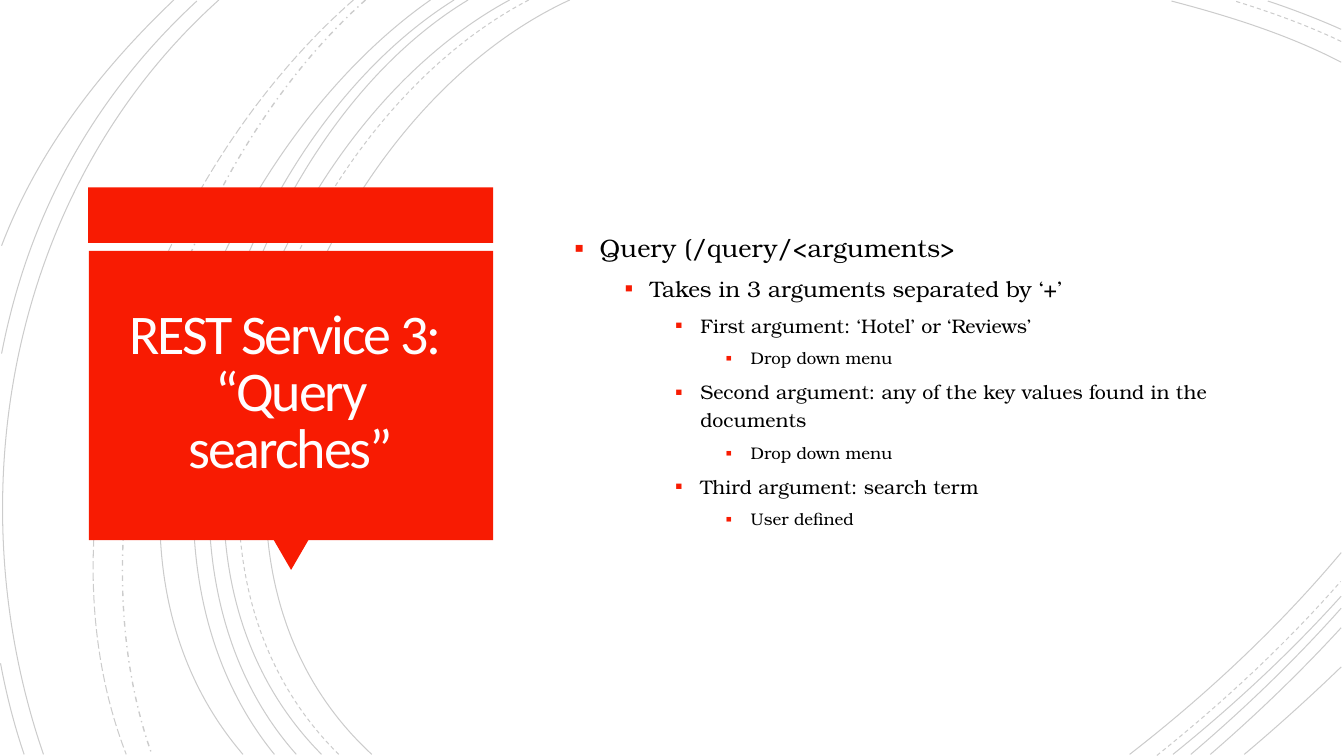
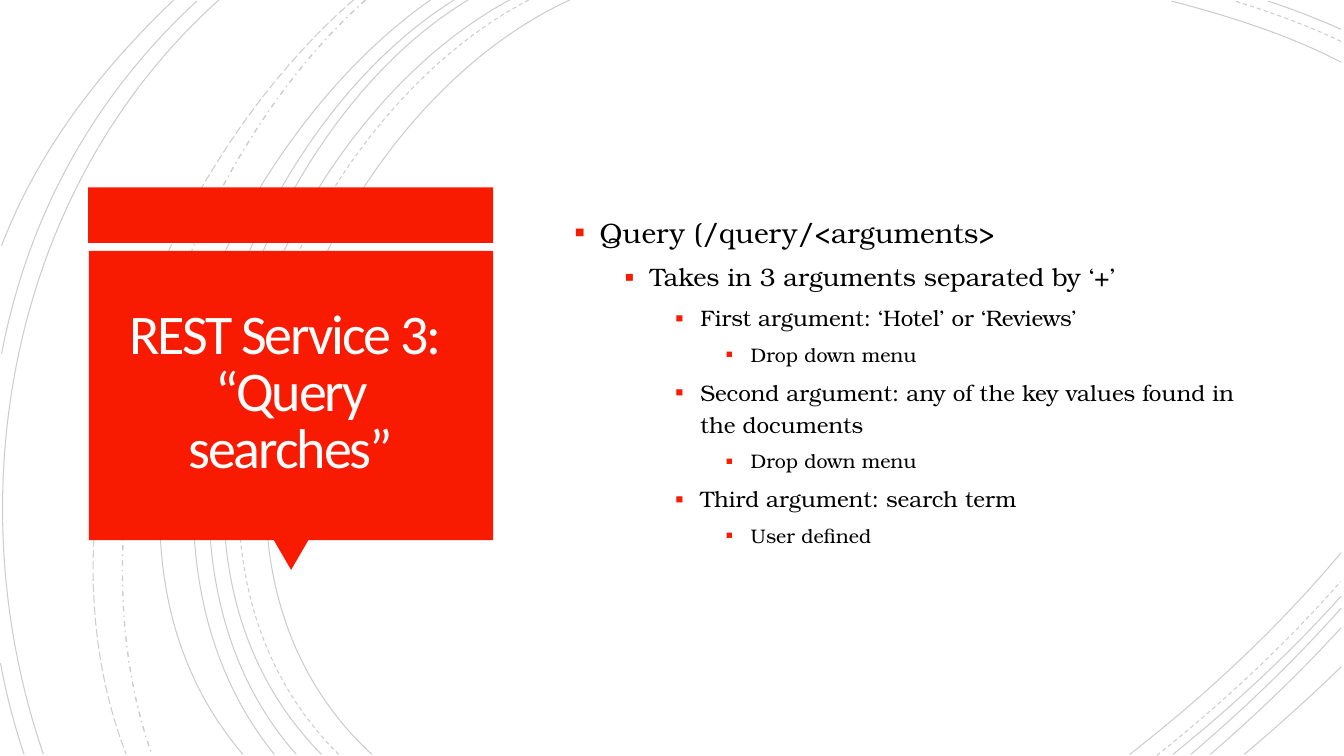
Before and after one commit to anhainguyen82/Database_Final_Project, a slide deck: slide 14 of MSDS_7330_Final_Term_Project.pptx. Drawn at 1344x756 pixels with LibreOffice and Linux fonts; fonts in the diff are those of the drawing. Boxes give left, top, right and bottom in pixels: in the first picture for what was removed or moved away, otherwise in the second. Text is boxed around its words. In the diff, an @@ line names an element or a change of style, - is before the commit and + after.

Commit message:
Update MSDS_7330_Final_Term_Project.pptx
Formating Changes

```diff
--- a/MSDS_7330_Final_Term_Project.pptx
+++ b/MSDS_7330_Final_Term_Project.pptx
@@ text "Query (/query/<arguments>" at [600, 223, 1233, 544]: size 18 to 20 pt in "Query (/query/<arguments>"; size 16 to 18 pt in "Takes in 3 arguments separated by ‘+’"; size 14 to 16 pt in "First argument: ‘Hotel’ or ‘Reviews’", "Second argument: any of the key values ...", "Third argument: search term"; size 12 to 14 pt in "Drop down menu", "Drop down menu", "User defined" @@
```
Also in this commit, not shown: 6 other slides changed.
